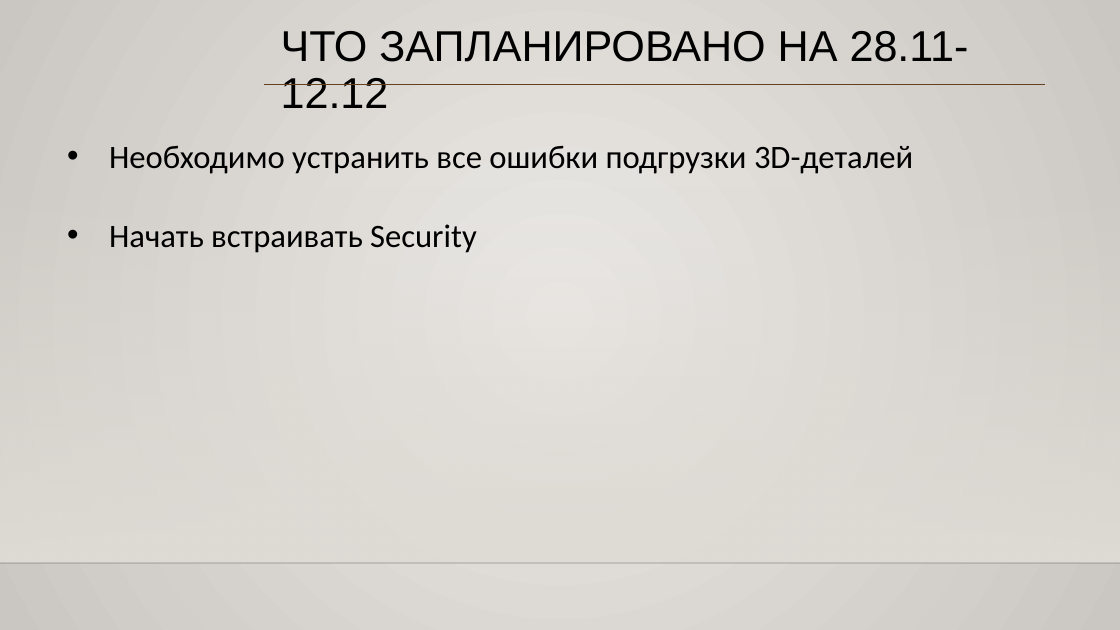
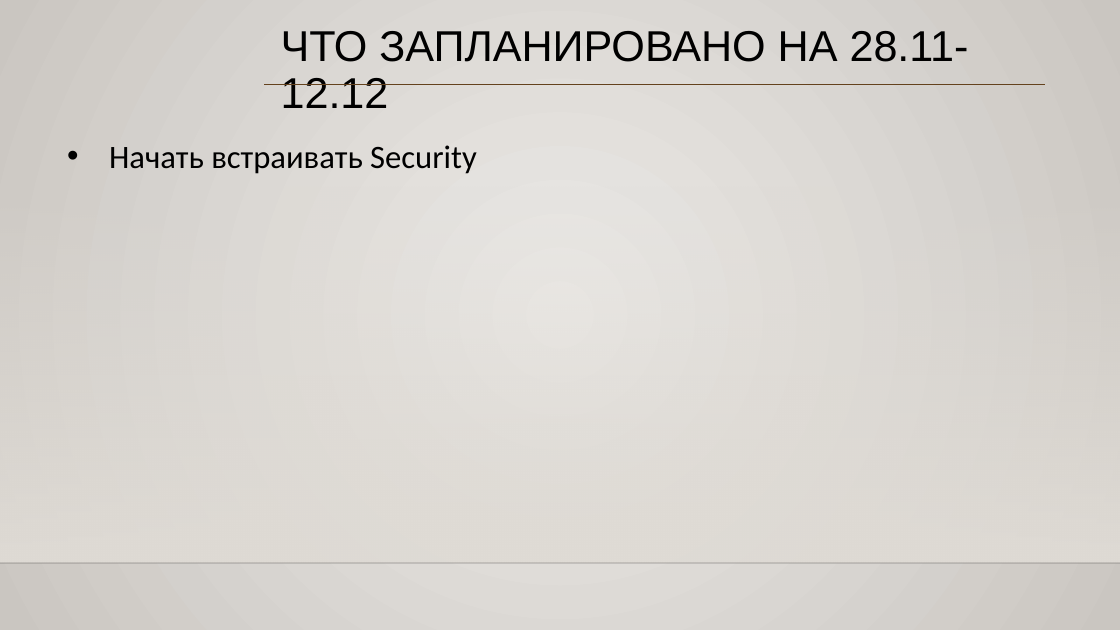
Before and after one commit to izzager/UntitledOrganizerApp, a slide deck: slide 8 of Otchyot_7_11-28_11.pptx. Drawn at 1120x630 pixels with LibreOffice and Linux fonts; fonts in the diff are those of the drawing; background and template pictures are left out. Boxes give left, top, right and bottom in pixels: in the first picture for what was removed or moved away, otherwise in the second. Text is boxed around its words. In the diff, an @@ line names an element or a change of style, - is before the commit and + after.

```diff
--- a/Otchyot_7_11-28_11.pptx
+++ b/Otchyot_7_11-28_11.pptx
@@ text at [109,145,913,174]: paragraph removed @@
-• Необходимо устранить все ошибки подгрузки 3D-деталей
```
Also in this commit, not shown: 1 other slide changed.
